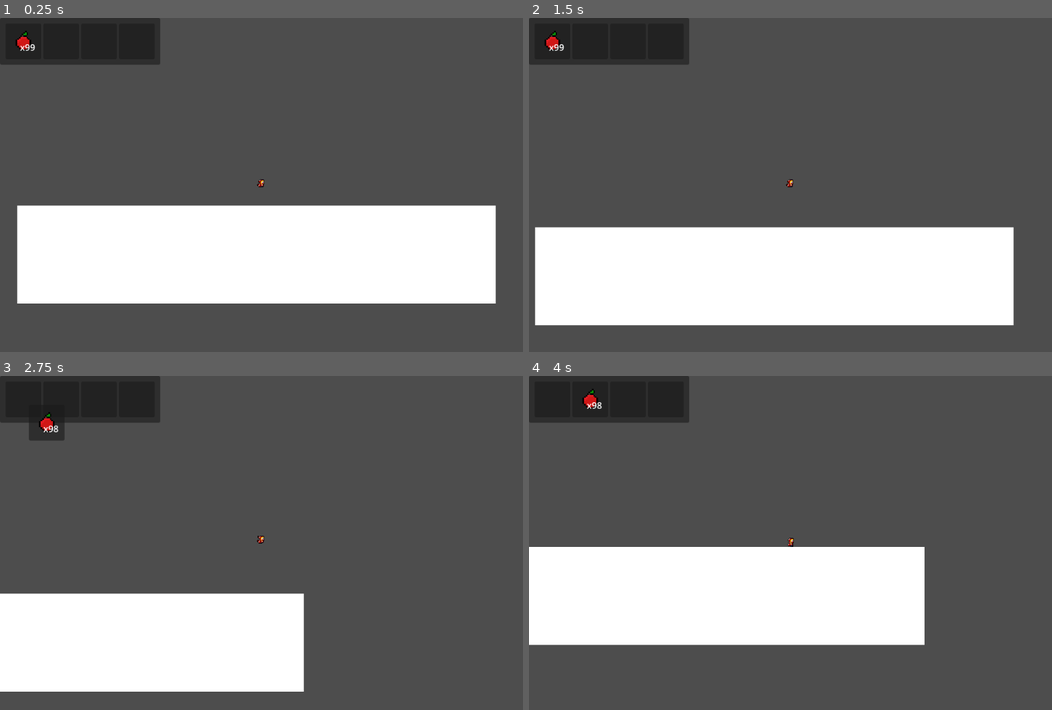
Above: before the commit, frames 1-4 (two rows, left to right).
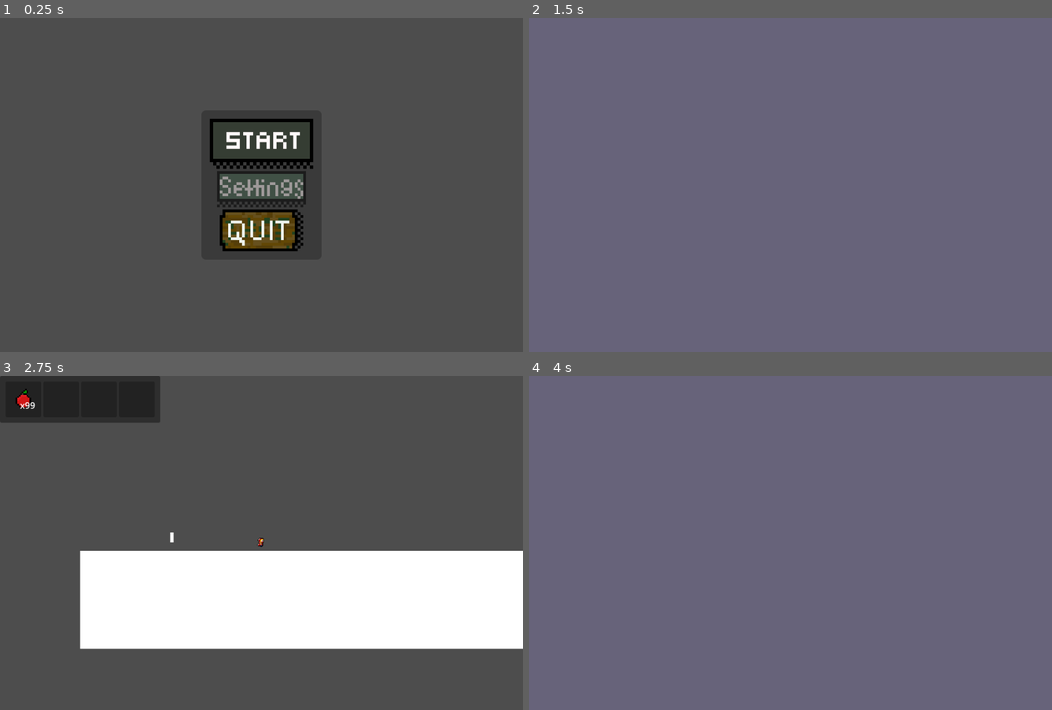
Above: after the commit, the same moments.

Repository: Atapa1908/gamejam-glitchgang
Game: Godot game, scene res://scenes/menus/main_menu.tscn
The game is run twice, just before and just after one commit, with the same random seed, the same clock (stepped at 60 frames per second) and the same inputs. Before the commit the project starts from res://scenes/game.tscn.
Inputs (mouse positions are in pixels of both pictures, inside the frame that each line leads up to):
- Up to frame 1 (0.25 s): no input
- Up to frame 2 (1.5 s): click (790, 144) at 0.52 s; tap Enter (ui_accept) at 1.25 s; move the mouse to (790, 185) at 1.27 s; hold D (right) from 1.28 s (still down); tap F (dash) at 1.35 s; click (790, 185) at 1.42 s
- Up to frame 3 (2.75 s): keep holding D (right); tap Space (jump) at 1.52, 2.27 s; move the mouse to (20, 399) at 2.02 s; tap 1 at 2.1 s; click (20, 399) at 2.17 s
- Up to frame 4 (4 s): move the mouse to (591, 399) at 2.77 s; release D (right) at 2.78 s; hold A (left) 2.78-3.53 s; tap 8 at 2.85 s; click (591, 399) at 2.92 s; move the mouse to (549, 399) at 3.52 s; hold D (right) from 3.53 s (still down); tap F (dash) at 3.6 s; click (549, 399) at 3.67 s; tap Space (jump) at 3.77 s

The runs differ from the first frame. In frame 1, 35% of the frame differs, in the area x 0-95%, y 0-86%; in frame 2, 100%; in frame 3, 29%; in frame 4, 100%, in the area x 0-100%, y 0-100%.

Commit message:
Main menu merge and working

Diff:
--- a/project.godot
+++ b/project.godot
@@ -11,13 +11,14 @@
 [application]
 
 config/name="gamejam-glitchgang"
-run/main_scene="res://scenes/game.tscn"
+run/main_scene="res://scenes/menus/main_menu.tscn"
 config/features=PackedStringArray("4.2", "Forward Plus")
 config/icon="res://icon.svg"
 
 [autoload]
 
-PlayerManager="*res://scripts/player/player_manager.gd"
+PlayerManager="*res://scripts/managers/player_manager.gd"
+SceneManager="*res://scripts/managers/scene_manager.gd"
 
 [display]
 
@@ -32,7 +33,8 @@
 "res://resource scripts/": "gray",
 "res://resources/": "pink",
 "res://scenes/": "blue",
-"res://scripts/": "purple"
+"res://scripts/": "purple",
+"res://shaders/": "orange"
 }
 
 [input]
--- a/resources/inventory_data/consumable/Apple.tres
+++ b/resources/inventory_data/consumable/Apple.tres
@@ -1,7 +1,7 @@
 [gd_resource type="Resource" script_class="Consumable" load_steps=6 format=3 uid="uid://dtldeacldsf6j"]
 
 [ext_resource type="Script" path="res://resource scripts/inventory/consumable/consumable.gd" id="1_djnnc"]
-[ext_resource type="Texture2D" uid="uid://c0a34hkr60jd0" path="res://assets/sprites/Items.png" id="2_h4p2u"]
+[ext_resource type="Texture2D" uid="uid://c0a34hkr60jd0" path="res://assets/Sprites/Items.png" id="2_h4p2u"]
 
 [sub_resource type="AtlasTexture" id="AtlasTexture_v28nd"]
 atlas = ExtResource("2_h4p2u")
--- a/scenes/game.tscn
+++ b/scenes/game.tscn
@@ -1,9 +1,10 @@
-[gd_scene load_steps=9 format=3 uid="uid://bvcrlbgs462p5"]
+[gd_scene load_steps=10 format=3 uid="uid://bvcrlbgs462p5"]
 
 [ext_resource type="PackedScene" uid="uid://ctuviu0ywg71e" path="res://scenes/player.tscn" id="1_igeqn"]
 [ext_resource type="Script" path="res://scripts/game.gd" id="1_l5um2"]
 [ext_resource type="PackedScene" uid="uid://cdw770qy1hiy1" path="res://scenes/inventory/pickup.tscn" id="2_8wd3k"]
 [ext_resource type="Script" path="res://scripts/inventory/InventoryInterface.gd" id="4_8j2ra"]
+[ext_resource type="PackedScene" uid="uid://br51i58wkqq6u" path="res://scenes/door.tscn" id="4_p024i"]
 [ext_resource type="PackedScene" uid="uid://cflupa8oq6kte" path="res://scenes/inventory/inventory.tscn" id="5_5d1qk"]
 [ext_resource type="PackedScene" uid="uid://bcalj77kdivbs" path="res://scenes/inventory/slot.tscn" id="6_jrkui"]
 
@@ -30,6 +31,16 @@
 
 [node name="Items" type="Node2D" parent="."]
 
+[node name="Doors" type="Node2D" parent="."]
+
+[node name="Door" parent="Doors" instance=ExtResource("4_p024i")]
+position = Vector2(-273, -24)
+scene = "res://scenes/menus/main_menu.tscn"
+scene_door_name = "Door"
+
+[node name="Marker2D" type="Marker2D" parent="Doors/Door"]
+position = Vector2(121, 0)
+
 [node name="CanvasLayer" type="CanvasLayer" parent="."]
 
 [node name="InventoryInterface" type="Control" parent="CanvasLayer"]
--- a/scenes/player.tscn
+++ b/scenes/player.tscn
@@ -1,8 +1,8 @@
 [gd_scene load_steps=23 format=3 uid="uid://ctuviu0ywg71e"]
 
-[ext_resource type="Script" path="res://scripts/player/player.gd" id="1_dcxy8"]
+[ext_resource type="Script" path="res://scripts/player.gd" id="1_dcxy8"]
 [ext_resource type="Resource" uid="uid://fs4pmwxb0qbd" path="res://resources/inventory_data/inventory/player_test.tres" id="2_f8olv"]
-[ext_resource type="Texture2D" uid="uid://mfc5ivadls2h" path="res://assets/sprites/Little_Red_Sprite_Sheet_1.png" id="3_8nu85"]
+[ext_resource type="Texture2D" uid="uid://mfc5ivadls2h" path="res://assets/Sprites/Little_Red_Sprite_Sheet_1.png" id="3_8nu85"]
 
 [sub_resource type="AtlasTexture" id="AtlasTexture_1j01q"]
 atlas = ExtResource("3_8nu85")
@@ -150,6 +150,8 @@
 radius = 7.0
 
 [node name="Player" type="CharacterBody2D" groups=["player"]]
+collision_layer = 3
+collision_mask = 3
 script = ExtResource("1_dcxy8")
 inventory_data = ExtResource("2_f8olv")
 
--- a/scripts/game.gd
+++ b/scripts/game.gd
@@ -2,11 +2,14 @@
 
 @onready var items: Node2D = $Items
 @onready var player: CharacterBody2D = $Player
+@onready var doors: Node2D = $Doors
 @onready var inventory_interface: Control = %InventoryInterface
 
 @export var packed_pickup: PackedScene
 
 func _ready() -> void:
+	SceneManager.fade_in()
+	transition(SceneManager.last_door)
 	inventory_interface.set_player_inventory_data(player.inventory_data)
 
 func _on_inventory_interface_drop_slot_data(slot_data: SlotData) -> void:
@@ -16,3 +19,8 @@
 	# NOTE: the next line controls the placement of the item that is to be dropped
 	pickup.global_position = player.global_position + Vector2(128, 0)
 	items.add_child(pickup)
+
+func transition(door_name: String) -> void:
+	var door: Area2D = doors.find_child(door_name)
+	player.global_position = \
+		door.get_node("Marker2D").global_position
Not shown, changed: assets/BGM/Forest_01_wav.wav.import
Not shown, changed: assets/Sprites/Attack_individual-Sheet.png.import
Not shown, changed: assets/Sprites/Attack_w_6_sprites_W_Basket-Sheet.png.import
Not shown, changed: assets/Sprites/Furniture.png.import
Not shown, changed: assets/Sprites/Items.png.import
Not shown, changed: assets/Sprites/Little_Red_Sheet_All.png.import
Not shown, changed: assets/Sprites/Little_Red_Sprite_Sheet_1.png.import
Not shown, changed: assets/Sprites/basket-sheet.png.import
Not shown, changed: assets/Temp/Attack_individual-1.png.import
Not shown, changed: assets/Temp/Attack_individual-2.png.import
Not shown, changed: assets/Temp/Attack_individual-3.png.import
Not shown, changed: assets/Temp/Attack_individual-4.png.import
(and 34 more such lines)
